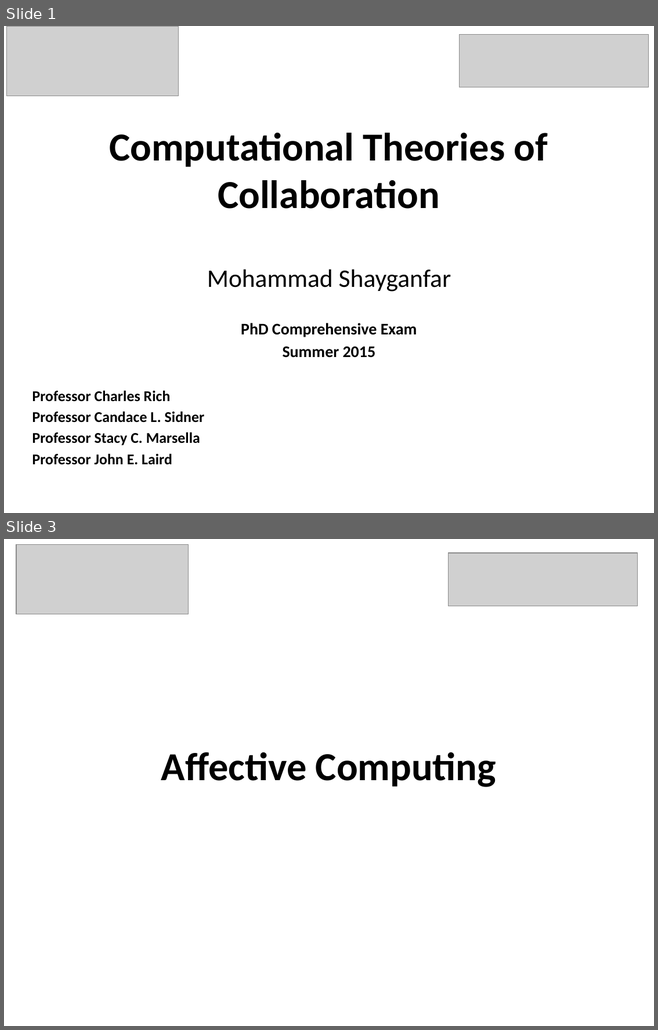
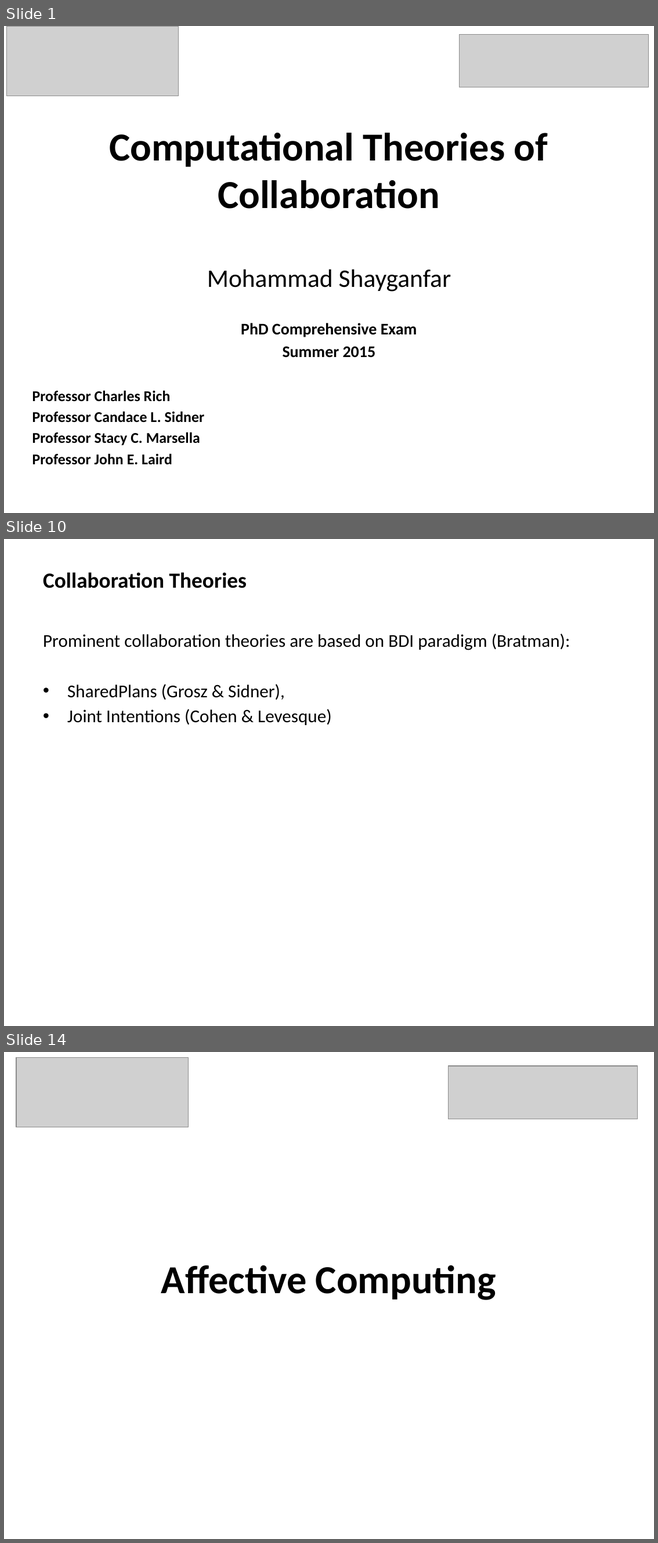
Before and after one commit to mshayganfar/CompExam1, a slide deck: presentation/PhD-comprehensive-exam.pptx. Shown one above the other, each under a label of ours: slides 1 and 3 before the commit, slides 1, 10 and 14 after it; the slides between them are not shown. The pictures are 658x1030 and 658x1543 pixels, drawn with LibreOffice and Linux fonts; fonts in the diff are those of the drawing; grey boxes stand for pictures. Boxes give left, top, right and bottom in pixels: in the first picture for what was removed or moved away, otherwise in the second. Text is boxed around its words. In the diff, an @@ line names an element or a change of style, - is before the commit and + after.

```diff
--- a/presentation/PhD-comprehensive-exam.pptx
+++ b/presentation/PhD-comprehensive-exam.pptx
@@ slide 10 added at bbox=[4, 539, 654, 1026], background #FFFFFF @@
@@ text added at bbox=[43, 572, 246, 588], 24 pt, text #000000, bold @@
+Collaboration Theories
@@ text added at bbox=[43, 634, 570, 725], 20 pt, text #000000 @@
+Prominent collaboration theories are based on BDI paradigm (Bratman):
+• SharedPlans (Grosz & Sidner),
+• Joint Intentions (Cohen & Levesque)
@@ what was slide 3 is now slide 14 @@
```
Also in this commit, not shown: 11 other slides added, 1 slide removed, 1 other file.
